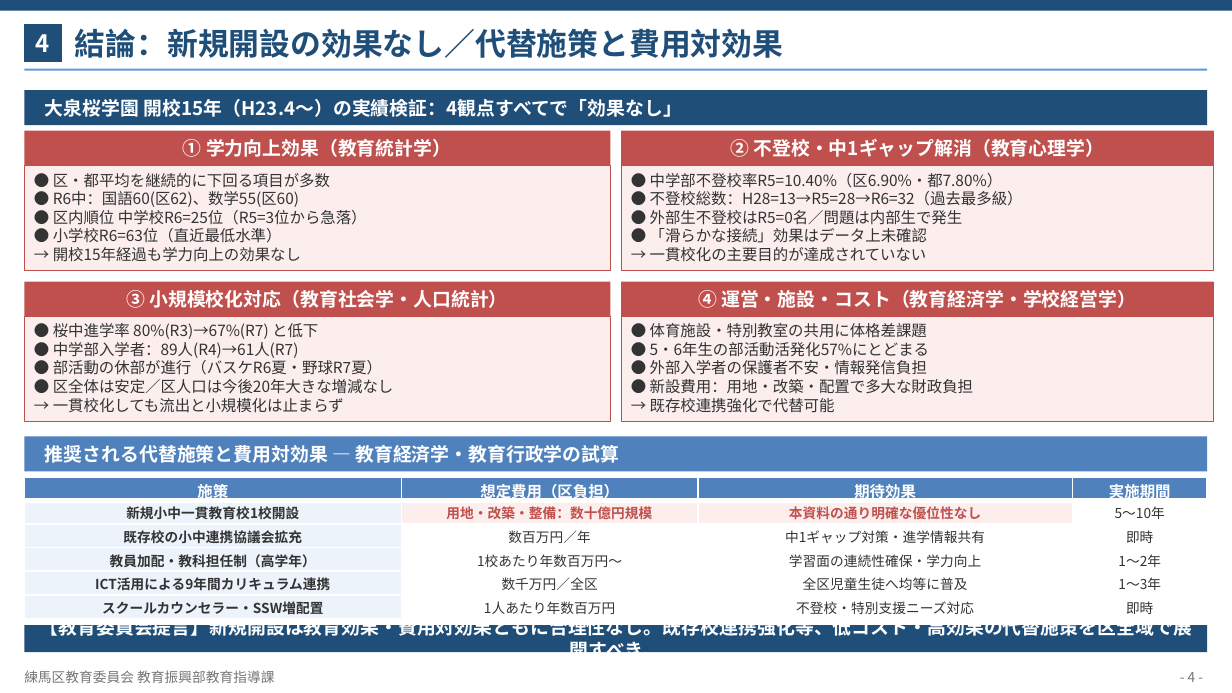
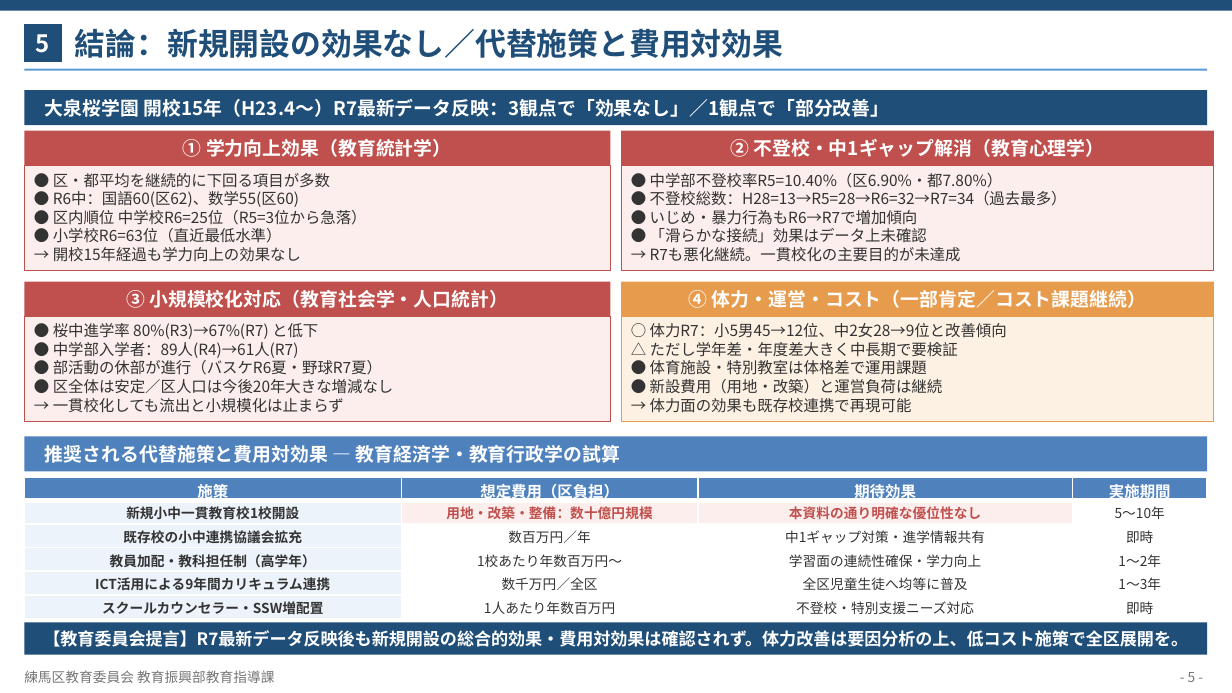
Before and after one commit to contynet730-star/con30, a slide deck: slide 6 of output/小中一貫教育（大泉桜学園）_改良版.pptx (slide 5 before the commit). Drawn at 1232x693 pixels with LibreOffice and Linux fonts; fonts in the diff are those of the drawing. Boxes give left, top, right and bottom in pixels: in the first picture for what was removed or moved away, otherwise in the second. Text is boxed around its words. In the diff, an @@ line names an element or a change of style, - is before the commit and + after.

```diff
--- a/output/小中一貫教育（大泉桜学園）_改良版.pptx
+++ b/output/小中一貫教育（大泉桜学園）_改良版.pptx
@@ text in rectangle at (36,34,50,53): text changed @@
-4
+5
@@ text in rectangle at (45,99,890,117): text changed @@
-大泉桜学園 開校15年（H23.4〜）の実績検証：4観点すべてで「効果なし」
+大泉桜学園 開校15年（H23.4〜）R7最新データ反映：3観点で「効果なし」／1観点で「部分改善」
@@ text in rectangle at (650,191,1067,225): text changed @@
-● 不登校総数：H28=13→R5=28→R6=32（過去最多級）
-● 外部生不登校はR5=0名／問題は内部生で発生
+● 不登校総数：H28=13→R5=28→R6=32→R7=34（過去最多）
+● いじめ・暴力行為もR6→R7で増加傾向
@@ text in rectangle at (650,247,961,262): text changed @@
-→ 一貫校化の主要目的が達成されていない
+→ R7も悪化継続。一貫校化の主要目的が未達成
@@ rectangle "④ 体力・運営・コスト（一部肯定／コスト課題継続）" at (621,282,1214,317): fill #C0504D to #E69B4D @@
@@ text in rectangle at (689,290,1146,308): text changed @@
-④ 運営・施設・コスト（教育経済学・学校経営学）
+④ 体力・運営・コスト（一部肯定／コスト課題継続）
@@ rectangle "○ 体力R7：小5男45→12位、中2女28→9位と改善傾向" at (621,317,1214,421): fill #FBEEED to #FDF1E3; outline #C0504D 0.5 pt to #E69B4D 0.5 pt @@
@@ text in rectangle at (650,323,1007,413): text changed @@
-● 体育施設・特別教室の共用に体格差課題
-● 5・6年生の部活動活発化57%にとどまる
-● 外部入学者の保護者不安・情報発信負担
-● 新設費用：用地・改築・配置で多大な財政負担
-→ 既存校連携強化で代替可能
+○ 体力R7：小5男45→12位、中2女28→9位と改善傾向
+△ ただし学年差・年度差大きく中長期で要検証
+● 体育施設・特別教室は体格差で運用課題
+● 新設費用（用地・改築）と運営負荷は継続
+→ 体力面の効果も既存校連携で再現可能
@@ text in rectangle at (43,630,1188,647): text changed; size 11 to 10 pt @@
-【教育委員会提言】新規開設は教育効果・費用対効果ともに合理性なし。既存校連携強化等、低コスト・高効果の代替施策を区全域で展開すべき。
+【教育委員会提言】R7最新データ反映後も新規開設の総合的効果・費用対効果は確認されず。体力改善は要因分析の上、低コスト施策で全区展開を。
@@ text at (1188,672,1196,682): text changed @@
-- 4 -
+- 5 -
```
Also in this commit, not shown: 1 other slide changed, 1 slide added, 2 other files.
